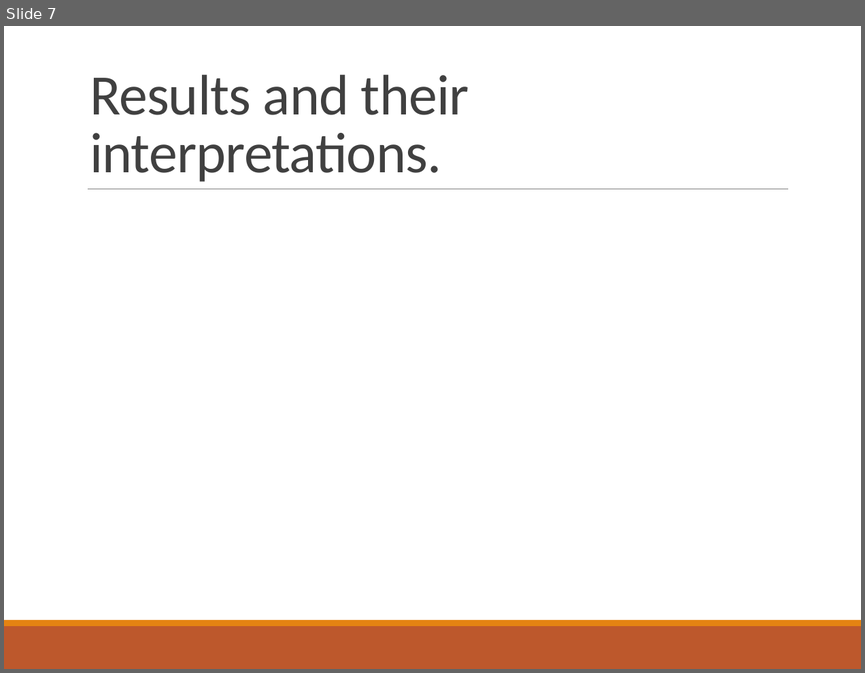
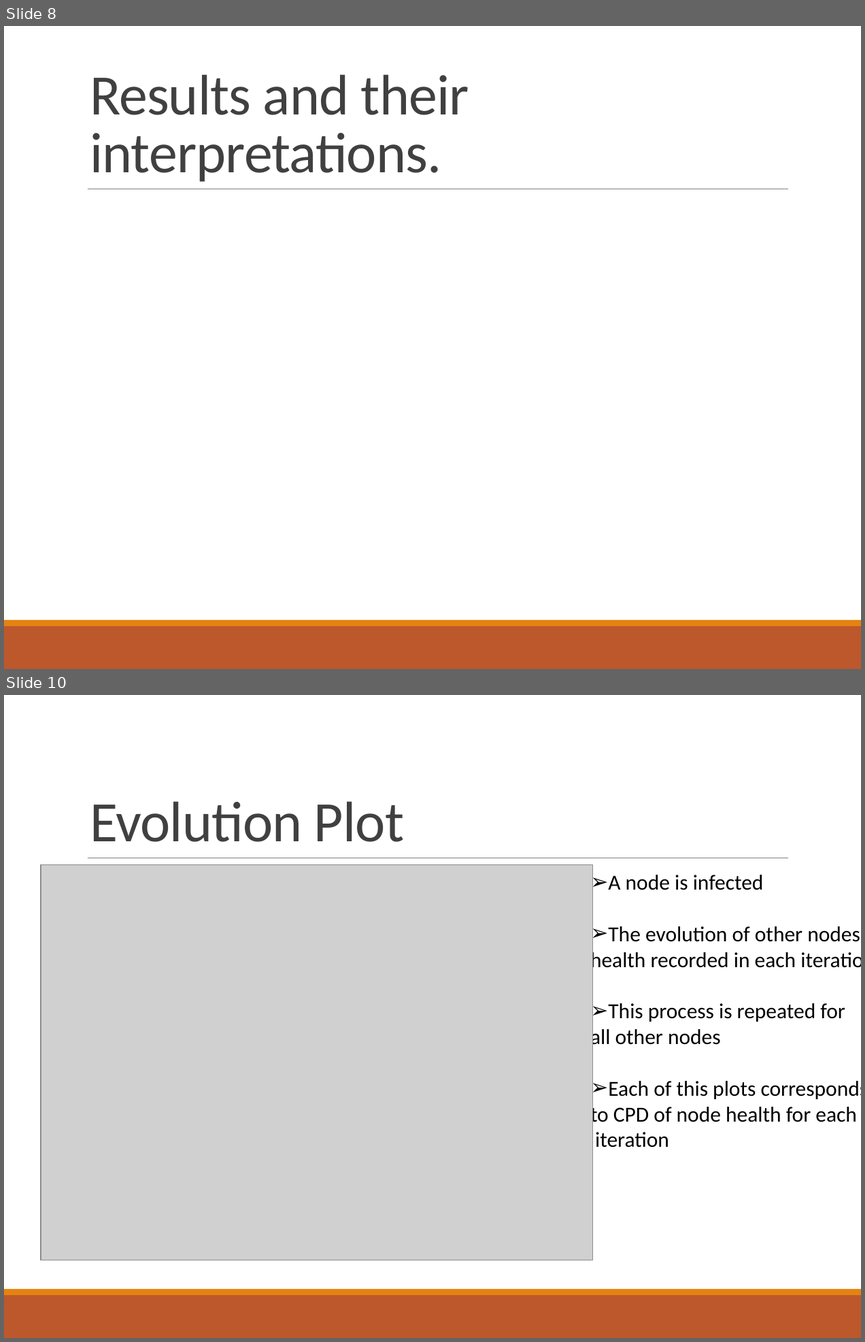
Before and after one commit to ParthaEth/Epidemics_Spreading_With_Cascade_Network, a slide deck: presentation/disease_spreading_presentation.pptx. Shown one above the other, each under a label of ours: slide 7 before the commit, slides 8 and 10 after it; the slides between them are not shown. The pictures are 865x673 and 865x1342 pixels, drawn with LibreOffice and Linux fonts; fonts in the diff are those of the drawing; grey boxes stand for pictures. Boxes give left, top, right and bottom in pixels: in the first picture for what was removed or moved away, otherwise in the second. Text is boxed around its words. In the diff, an @@ line names an element or a change of style, - is before the commit and + after.

```diff
--- a/presentation/disease_spreading_presentation.pptx
+++ b/presentation/disease_spreading_presentation.pptx
@@ slide 10 added at box(4, 695, 861, 1338), background #FFFFFF; not listed: 3 template elements that a slide beside it also shows @@
@@ title added at box(90, 801, 404, 842), 48 pt, text #404040 @@
+Evolution Plot
@@ picture added at box(41, 864, 593, 1259) @@
@@ text added at box(590, 875, 861, 1147), 18 pt, text #000000 @@
+➢ A node is infected
+➢ The evolution of other nodes
+  health recorded in each iteration
+➢ This process is repeated for
+  all other nodes
+➢ Each of this plots corresponds
+  to CPD of node health for each
+  iteration
@@ what was slide 7 is now slide 8 @@
```
Also in this commit, not shown: 5 other slides added, 5 slides removed.
